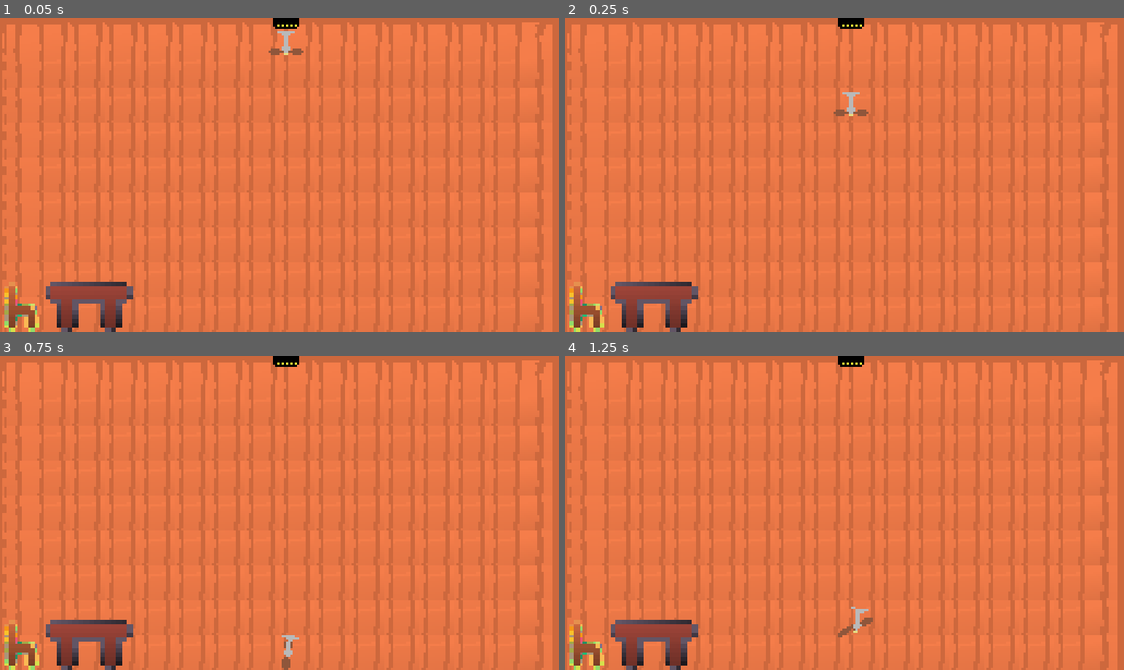
Above: before the commit, frames 1-4 (two rows, left to right).
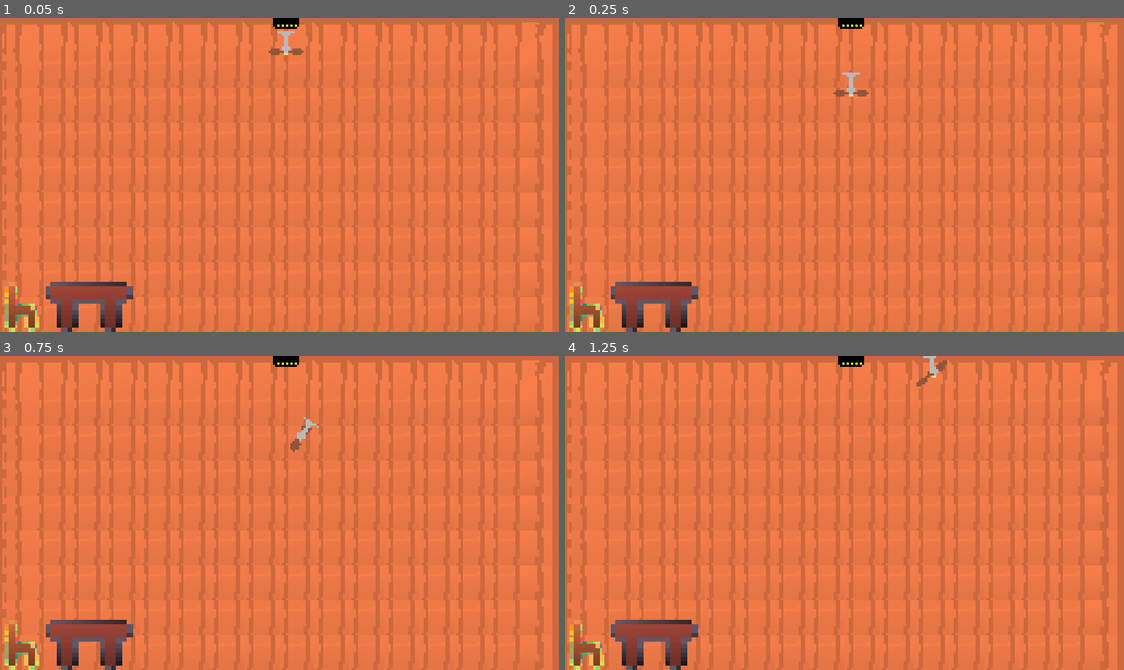
Above: after the commit, the same moments.

Repository: jreje/fan
Game: Godot game, scene res://Main.tscn
The game is run twice, just before and just after one commit, with the same random seed, the same clock (stepped at 60 frames per second) and the same inputs.
Inputs:
- Up to frame 1 (0.05 s): no input
- Up to frame 2 (0.25 s): no input
- Up to frame 3 (0.75 s): hold D (tilt_right) from 0.53 s (still down); hold Space (fly) from 0.53 s (still down)
- Up to frame 4 (1.25 s): keep holding D (tilt_right); keep holding Space (fly)

Frame 1 is identical in both runs. In frame 2, 0.3% of the frame differs, in the area x 48-55%, y 17-32%; in frame 3, 0.3%; in frame 4, 0.4%, in the area x 48-69%, y 0-90%.

Commit message:
Using Rigid Body Player

Diff:
--- a/Main.tscn
+++ b/Main.tscn
@@ -41,12 +41,42 @@
 sources/0 = SubResource("TileSetAtlasSource_h2yge")
 sources/1 = SubResource("TileSetAtlasSource_fos0i")
 
+[sub_resource type="RectangleShape2D" id="RectangleShape2D_wvhbo"]
+size = Vector2(256, 20)
+
+[sub_resource type="RectangleShape2D" id="RectangleShape2D_ifow5"]
+size = Vector2(256, 20)
+
+[sub_resource type="RectangleShape2D" id="RectangleShape2D_abi3o"]
+size = Vector2(20, 144)
+
+[sub_resource type="RectangleShape2D" id="RectangleShape2D_jrdhs"]
+size = Vector2(20, 144)
+
 [node name="Main" type="Node" unique_id=757662205]
 script = ExtResource("1_h2yge")
 
 [node name="TileMapLayer" type="TileMapLayer" parent="." unique_id=303623119]
 tile_map_data = PackedByteArray("AAAAAAAAAQAAAAAAAAAPAAAAAQACAAAAAAABAAAAAQABAAAAAAACAAAAAQABAAAAAAADAAAAAQABAAAAAAAEAA …(2992 unchanged characters)…
 tile_set = SubResource("TileSet_ifow5")
+
+[node name="Boundaries" type="StaticBody2D" parent="." unique_id=131558196]
+
+[node name="Ceiling" type="CollisionShape2D" parent="Boundaries" unique_id=1584254741]
+position = Vector2(128, -10)
+shape = SubResource("RectangleShape2D_wvhbo")
+
+[node name="Floor" type="CollisionShape2D" parent="Boundaries" unique_id=1285824459]
+position = Vector2(128, 152)
+shape = SubResource("RectangleShape2D_ifow5")
+
+[node name="LeftWall" type="CollisionShape2D" parent="Boundaries" unique_id=988472247]
+position = Vector2(-10, 72)
+shape = SubResource("RectangleShape2D_abi3o")
+
+[node name="RightWall" type="CollisionShape2D" parent="Boundaries" unique_id=1660465742]
+position = Vector2(264, 72)
+shape = SubResource("RectangleShape2D_jrdhs")
 
 [node name="Destination_Block" parent="." unique_id=580048239 instance=ExtResource("4_fos0i")]
 position = Vector2(131, 8)
--- a/player/player.gd
+++ b/player/player.gd
@@ -1,40 +1,32 @@
-extends CharacterBody2D
+extends RigidBody2D
 
-const fly_speed = 100.0
+const THRUST_AMOUNT = 400.0
 var screen_size
 var rotation_speed = 500.0
-var move_speed = 50.0
-var direction
 
 # TODO: For the future, top of fan should naturally tilt left/right making it harder to fly
 func _ready():
 	screen_size = get_viewport_rect().size
+	linear_damp = 5
 
 func _physics_process(delta: float) -> void:
-	# Add the gravity.
-	if not is_on_floor():
-		velocity += get_gravity() * delta
+	# Tilting Mechanic
+	if Input.is_action_pressed("tilt_right"):
+		apply_torque(400)
+	if Input.is_action_pressed("tilt_left"):
+		apply_torque(-400)
+	# Tilting better, but now gets stuck into upside down position
 
-	# Tilting Mechanic
-	direction = Input.get_axis("tilt_left", "tilt_right")
-	if direction:
-		rotation_degrees += direction * rotation_speed * delta
-
-	# Balancing
-	if global_rotation_degrees != 0:
-		rotation_speed = direction * rotation_speed * delta
-
-	# Flying
+	# Flying. Referenced this Repo https://github.com/Weetbix/moon-mishap/blob/main/scripts/player.gd
 	if Input.is_action_pressed("fly"):
-		# TODO: Make sure if facing down, we have velocity and gravity compounded
-		velocity = Vector2(0, -15).rotated(rotation) * fly_speed * delta
+		apply_force(Vector2(0, -15).rotated(rotation) * THRUST_AMOUNT)
 		$AnimatedSprite2D.play("fly")
 
 	if Input.is_action_just_released("fly"):
-		velocity.x = direction * fly_speed * delta * 0.25
 		$AnimatedSprite2D.stop()
-	move_and_slide()
 
 	# TODO: Make player snap to ground. May need to ask for help on this
 	# For now, have reduced screen size by half of the collisionshape's size
-	position = position.clamp(Vector2.ZERO, screen_size - ($CollisionShape2D.shape.size /2))
+	# position = position.clamp(Vector2.ZERO, screen_size - ($CollisionShape2D.shape.size /2))
+
+	print(linear_velocity)
--- a/player/player.tscn
+++ b/player/player.tscn
@@ -43,9 +43,9 @@
 }]
 
 [sub_resource type="RectangleShape2D" id="RectangleShape2D_oul6g"]
-size = Vector2(8, 6)
+size = Vector2(8, 9)
 
-[node name="Player" type="CharacterBody2D" unique_id=1895383633]
+[node name="Player" type="RigidBody2D" unique_id=468539146]
 script = ExtResource("1_oul6g")
 
 [node name="AnimatedSprite2D" type="AnimatedSprite2D" parent="." unique_id=1390390085]
@@ -75,5 +75,5 @@
 metadata/_aseprite_wizard_source_file_hash_ = "711ed98901254680aab5e36aaf43c503"
 
 [node name="CollisionShape2D" type="CollisionShape2D" parent="." unique_id=1732256716]
-position = Vector2(0, -5)
+position = Vector2(0, -3.5)
 shape = SubResource("RectangleShape2D_oul6g")
